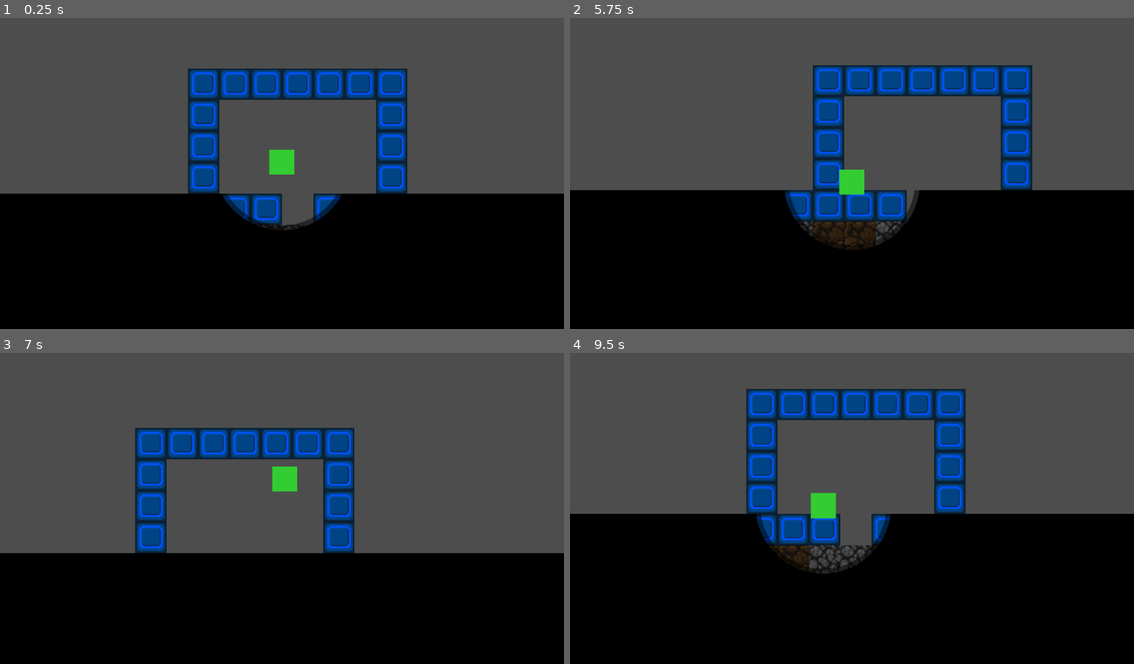
Above: before the commit, frames 1-4 (two rows, left to right).
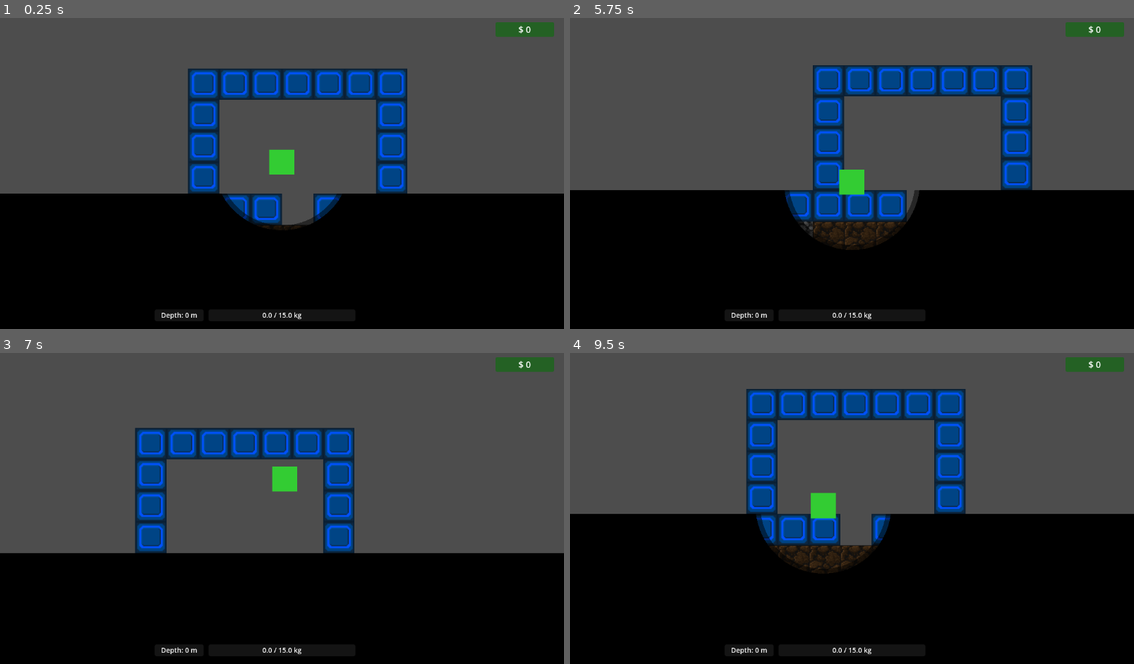
Above: after the commit, the same moments.

Repository: AndriiPets/Digger_game
Game: Godot game, scene res://Scenes/TestScenes/TestScene.tscn
Same seed, same stepped clock (60 frames per second), same inputs: the game is played once before the commit and once after it. The project has no main scene, so this scene is started directly.
Inputs:
- Up to frame 1 (0.25 s): no input
- Up to frame 2 (5.75 s): tap Enter at 0.5 s; hold Right (ui_right) 0.53-1.28 s; hold Z 0.53-1.28 s; hold Down (ui_down) 1.28-2.03 s; tap Z at 1.35, 2.85, 4.35 s; hold Right (ui_right) 2.03-2.78 s; hold Z 2.03-2.78 s; tap Space at 2.75 s; hold Up (ui_up) 2.78-3.53 s; hold Z 3.53-4.28 s; hold Left (ui_left) 3.53-5.03 s; hold Down (ui_down) from 5.03 s (still down); hold Z from 5.03 s (still down)
- Up to frame 3 (7 s): release Down (ui_down) at 5.78 s; release Z at 5.78 s; hold Right (ui_right) 5.78-6.53 s; tap Z at 5.85 s; hold Up (ui_up) from 6.53 s (still down); hold Z from 6.53 s (still down)
- Up to frame 4 (9.5 s): release Up (ui_up) at 7.28 s; release Z at 7.28 s; hold Right (ui_right) 7.28-8.03 s; tap Z at 7.35, 8.85 s; hold Down (ui_down) 8.03-8.78 s; hold Z 8.03-8.78 s; hold Left (ui_left) from 8.78 s (still down)

The runs differ from the first frame. In frame 1, 0.7% of the frame differs, in the area x 28-99%, y 1-97%; in frame 2, 0.8%; in frame 3, 0.6%; in frame 4, 1.2%.

Commit message:
added depth and money ui

Diff:
--- a/Objects/Components/Inventory/inventory_component.gd
+++ b/Objects/Components/Inventory/inventory_component.gd
@@ -3,11 +3,12 @@
 
 # Signals
 signal inventory_updated(item: TileDefinition, total_amount: int)
-signal inventory_changed_value(current_weight: float, max_weight: float) # <--- NEW for UI
+signal inventory_changed_value(current_weight: float, max_weight: float)
 signal inventory_cleared
 
 # Config
-@export var max_weight: float = 15.0 # <--- NEW LIMIT
+@export var max_weight: float = 15.0
+@export var is_infinite: bool = false
 
 # Storage
 var _storage: Dictionary = {}
@@ -23,8 +24,8 @@
 
 	var weight_to_add = item.weight * amount
 
-	# Check constraints
-	if current_weight + weight_to_add > max_weight:
+	# Check constraints (skip if infinite)
+	if not is_infinite and (current_weight + weight_to_add > max_weight):
 		return false # Rejected
 
 	# Logic to add item
@@ -55,8 +56,15 @@
 
 	clear()
 
-# --- NEW HELPER FOR DEBUGGING ---
-# Returns a formatted string of the contents instead of printing immediately
+# --- NEW: Calculate total value of items ---
+func get_total_value() -> int:
+	var total: int = 0
+	for item in _storage:
+		if item:
+			total += item.base_value * _storage[item]
+	return total
+
+# --- Helper for debugging ---
 func get_debug_string() -> String:
 	if _storage.is_empty():
 		return " (Empty)"
--- a/Objects/Components/SafeZone/SafeZone.tscn
+++ b/Objects/Components/SafeZone/SafeZone.tscn
@@ -1,16 +1,16 @@
-[gd_scene load_steps=3 format=3 uid="uid://cs0lsmn0n0hmv"]
+[gd_scene format=3 uid="uid://cs0lsmn0n0hmv"]
 
 [ext_resource type="Script" uid="uid://byydk8ue08ghw" path="res://Objects/Components/SafeZone/safe_zone.gd" id="1_script"]
 
 [sub_resource type="RectangleShape2D" id="RectangleShape2D_zone"]
-size = Vector2(159, 129)
+size = Vector2(159, 96)
 
-[node name="SafeZone" type="Area2D"]
+[node name="SafeZone" type="Area2D" unique_id=893253658]
 collision_layer = 0
 monitorable = false
 script = ExtResource("1_script")
 
-[node name="CollisionShape2D" type="CollisionShape2D" parent="."]
-position = Vector2(0.5, -48.5)
+[node name="CollisionShape2D" type="CollisionShape2D" parent="." unique_id=2033629460]
+position = Vector2(0.5, -65)
 shape = SubResource("RectangleShape2D_zone")
 debug_color = Color(0.3, 0.8, 0.3, 0.2)
--- a/Objects/Managers/game_manager.gd
+++ b/Objects/Managers/game_manager.gd
@@ -14,12 +14,15 @@
 @export_group("UI References")
 @export var game_ui: TimerUI
 @export var encumbrance_ui: EncumbranceUI
+@export var depth_ui: DepthUI
+@export var money_ui: MoneyUI # <--- NEW UI
 # We will attach the node in the scene, or spawn it dynamically
 @export var stash_inventory: InventoryComponent
 @export var floating_text_scene: PackedScene
 
 var _current_time: float
 var _current_state: GameState = GameState.SAFE
+var _total_money: int = 0 # <--- NEW MONEY TRACKER
 
 func _ready() -> void:
 	if safe_zone:
@@ -30,15 +33,17 @@
 	_connect_gameplay_signals()
 	_reset_game()
 
+	# Init Money UI
+	if money_ui:
+		money_ui.update_money(_total_money)
+
 func _connect_debug_signals() -> void:
 	# Connect Player Inventory
 	if player and player.inventory:
-		# We use unbind(2) to ignore the signal arguments (item, amount)
-		# because we just want to reprint the whole state
 		player.inventory.inventory_updated.connect(_print_global_inventory_state.unbind(2))
 		player.inventory.inventory_cleared.connect(_print_global_inventory_state)
 
-	# Connect Stash Inventory
+	# Connect Stash Inventory (Though strictly less used now that we auto-sell)
 	if stash_inventory:
 		stash_inventory.inventory_updated.connect(_print_global_inventory_state.unbind(2))
 		stash_inventory.inventory_cleared.connect(_print_global_inventory_state)
@@ -89,15 +94,30 @@
 			if _current_time <= 0:
 				_end_round()
 
+	# --- NEW DEPTH UPDATE ---
+	if depth_ui and player:
+		var grid_size = player.grid_size if "grid_size" in player else 32
+		var depth_meters = floor(player.global_position.y / float(grid_size))
+		depth_ui.update_depth(int(depth_meters))
+
 # --- LOGIC ---
 
 func _on_player_entered_safezone() -> void:
 	# If we are in the safe state or just returning, bank the items
-	if player and player.inventory and stash_inventory:
-		# Check if player actually has something to avoid empty spam
+	if player and player.inventory:
 		if player.inventory.current_weight > 0:
-			print("$$$ BANKING LOOT $$$")
-			player.inventory.transfer_to(stash_inventory)
+			# --- NEW MONEY CONVERSION LOGIC ---
+			var value = player.inventory.get_total_value()
+			_total_money += value
+
+			if money_ui:
+				money_ui.update_money(_total_money)
+
+			_spawn_floating_text("Sold: $%d" % value, Color.GOLD)
+			print("$$$ SOLD LOOT FOR $%d. TOTAL: $%d $$$" % [value, _total_money])
+
+			# Clear inventory after selling
+			player.inventory.clear()
 
 func _reset_game() -> void:
 	_current_state = GameState.SAFE
@@ -107,7 +127,6 @@
 		player.velocity = Vector2.ZERO
 		player.global_position = player_start_pos
 		# Requirement: Player inventory resets on map reset
-		# (If they died or failed to bank, this wipes it)
 		if player.inventory:
 			player.inventory.clear()
 
@@ -130,7 +149,7 @@
 
 # --- NEW DEBUG PRINTER ---
 func _print_global_inventory_state() -> void:
-	print("\n📊 === GLOBAL INVENTORY STATE === 📊")
+	print("\n📊 === GLOBAL STATE === 📊")
 
 	# Print Player
 	if player and player.inventory:
@@ -142,12 +161,7 @@
 
 	print("----------------------------------")
 
-	# Print Stash
-	if stash_inventory:
-		var s_weight = stash_inventory.current_weight
-		var s_items = stash_inventory.get_debug_string()
-		print("[STASH]  Weight: %.1f kg%s" % [s_weight, s_items])
-	else:
-		print("[STASH]  Not Found")
+	# Print Money
+	print("[BANK]   Total Funds: $%d" % _total_money)
 
 	print("==================================\n")
--- /dev/null
+++ b/Objects/UI/Depth/DepthUI.tscn
@@ -0,0 +1,49 @@
+[gd_scene load_steps=3 format=3]
+
+[ext_resource type="Script" path="res://Objects/UI/Depth/depth_ui.gd" id="1_script"]
+
+[sub_resource type="StyleBoxFlat" id="StyleBoxFlat_bg"]
+bg_color = Color(0.1, 0.1, 0.1, 0.8)
+corner_radius_top_left = 4
+corner_radius_top_right = 4
+corner_radius_bottom_right = 4
+corner_radius_bottom_left = 4
+
+[node name="DepthUI" type="CanvasLayer"]
+script = ExtResource("1_script")
+
+[node name="Control" type="Control" parent="."]
+layout_mode = 3
+anchors_preset = 15
+anchor_right = 1.0
+anchor_bottom = 1.0
+grow_horizontal = 2
+grow_vertical = 2
+mouse_filter = 2
+
+[node name="Panel" type="Panel" parent="Control"]
+layout_mode = 1
+anchors_preset = 7
+anchor_left = 0.5
+anchor_top = 1.0
+anchor_right = 0.5
+anchor_bottom = 1.0
+offset_left = -260.0
+offset_top = -40.0
+offset_right = -160.0
+offset_bottom = -16.0
+grow_horizontal = 2
+grow_vertical = 0
+theme_override_styles/panel = SubResource("StyleBoxFlat_bg")
+
+[node name="Label" type="Label" parent="Control/Panel"]
+layout_mode = 1
+anchors_preset = 15
+anchor_right = 1.0
+anchor_bottom = 1.0
+grow_horizontal = 2
+grow_vertical = 2
+theme_override_font_sizes/font_size = 14
+text = "Depth: 0 m"
+horizontal_alignment = 1
+vertical_alignment = 1
--- /dev/null
+++ b/Objects/UI/Depth/depth_ui.gd
@@ -0,0 +1,9 @@
+class_name DepthUI
+extends CanvasLayer
+
+@onready var label: Label = $Control/Panel/Label
+
+func update_depth(depth: int) -> void:
+	# Ensure we don't show negative depth if player jumps high
+	var display_val = max(0, depth)
+	label.text = "Depth: %d m" % display_val
--- /dev/null
+++ b/Objects/UI/Money/MoneyUI.tscn
@@ -0,0 +1,47 @@
+[gd_scene load_steps=3 format=3]
+
+[ext_resource type="Script" path="res://Objects/UI/Money/money_ui.gd" id="1_script"]
+
+[sub_resource type="StyleBoxFlat" id="StyleBoxFlat_bg"]
+bg_color = Color(0.1, 0.4, 0.1, 0.8)
+corner_radius_top_left = 4
+corner_radius_top_right = 4
+corner_radius_bottom_right = 4
+corner_radius_bottom_left = 4
+
+[node name="MoneyUI" type="CanvasLayer"]
+layer = 20
+script = ExtResource("1_script")
+
+[node name="Control" type="Control" parent="."]
+layout_mode = 3
+anchors_preset = 15
+anchor_right = 1.0
+anchor_bottom = 1.0
+grow_horizontal = 2
+grow_vertical = 2
+mouse_filter = 2
+
+[node name="Panel" type="Panel" parent="Control"]
+layout_mode = 1
+anchors_preset = 1
+anchor_left = 1.0
+anchor_right = 1.0
+offset_left = -140.0
+offset_top = 20.0
+offset_right = -20.0
+offset_bottom = 50.0
+grow_horizontal = 0
+theme_override_styles/panel = SubResource("StyleBoxFlat_bg")
+
+[node name="Label" type="Label" parent="Control/Panel"]
+layout_mode = 1
+anchors_preset = 15
+anchor_right = 1.0
+anchor_bottom = 1.0
+grow_horizontal = 2
+grow_vertical = 2
+theme_override_font_sizes/font_size = 18
+text = "$ 0"
+horizontal_alignment = 1
+vertical_alignment = 1
--- /dev/null
+++ b/Objects/UI/Money/money_ui.gd
@@ -0,0 +1,7 @@
+class_name MoneyUI
+extends CanvasLayer
+
+@onready var label: Label = $Control/Panel/Label
+
+func update_money(amount: int) -> void:
+	label.text = "$ %d" % amount
--- a/Resources/Terrain/tile_defenition.gd
+++ b/Resources/Terrain/tile_defenition.gd
@@ -8,7 +8,8 @@
 
 @export_group("Gameplay")
 @export var max_health: int = 3
-@export var weight: float = 1.0 # <--- NEW DEFAULT WEIGHT
+@export var weight: float = 1.0
+@export var base_value: int = 1 # <--- NEW VALUE
 @export var is_diggable: bool = true
 
 @export_group("Drops")
--- a/Scenes/TestScenes/TestScene.tscn
+++ b/Scenes/TestScenes/TestScene.tscn
@@ -8,6 +8,7 @@
 [ext_resource type="Script" uid="uid://dl2u22xdxd8yj" path="res://Resources/Terrain/System/terrain_layer.gd" id="4_66x0g"]
 [ext_resource type="Resource" uid="uid://chhdbv5j5q3a" path="res://Resources/Terrain/Layers/layer1_surface.tres" id="5_dk750"]
 [ext_resource type="Resource" uid="uid://d2pa0517bhe6o" path="res://Resources/Terrain/Bedrock.tres" id="6_bedrock"]
+[ext_resource type="Resource" uid="uid://d0o3ug2hlrf3h" path="res://Resources/Terrain/Layers/layer0_intro.tres" id="6_bs1rv"]
 [ext_resource type="Resource" uid="uid://dj1j6aoux5pna" path="res://Resources/Terrain/Layers/layer2_shelf.tres" id="6_y8ukn"]
 [ext_resource type="Resource" uid="uid://biumhcgtb2qsp" path="res://Resources/Terrain/Layers/layer3_depths.tres" id="7_72xxr"]
 [ext_resource type="PackedScene" uid="uid://dthmkjnj2uodq" path="res://Objects/Camera/GameCamera.tscn" id="7_camera"]
@@ -16,7 +17,9 @@
 [ext_resource type="PackedScene" uid="uid://cs0lsmn0n0hmv" path="res://Objects/Components/SafeZone/SafeZone.tscn" id="11_safezone"]
 [ext_resource type="Script" uid="uid://qfsa8oxar5a6" path="res://Objects/Components/Inventory/inventory_component.gd" id="14_j3c8t"]
 [ext_resource type="PackedScene" path="res://Objects/UI/Encumbrance/EncumbranceUI.tscn" id="16_nxyhc"]
-[ext_resource type="PackedScene" uid="uid://0wbaudgiw8we" path="res://Objects/FX/DarknessOverlay/DarknessOverlay.tscn" id="17_darkness"]
+[ext_resource type="PackedScene" path="res://Objects/FX/DarknessOverlay/DarknessOverlay.tscn" id="17_darkness"]
+[ext_resource type="PackedScene" path="res://Objects/UI/Depth/DepthUI.tscn" id="18_depth"]
+[ext_resource type="PackedScene" uid="uid://beose71otjlhg" path="res://Objects/UI/Money/MoneyUI.tscn" id="20_kjb2r"]
 
 [sub_resource type="TileSetAtlasSource" id="TileSetAtlasSource_manual"]
 texture = ExtResource("2_635xr")
@@ -29,41 +32,51 @@
 physics_layer_0/collision_layer = 1
 sources/0 = SubResource("TileSetAtlasSource_manual")
 
-[node name="TestScene" type="Node2D" node_paths=PackedStringArray("terrain_manager", "player", "safe_zone", "game_ui", "encumbrance_ui", "stash_inventory")]
+[node name="TestScene" type="Node2D" unique_id=1288944363 node_paths=PackedStringArray("terrain_manager", "player", "safe_zone", "game_ui", "encumbrance_ui", "depth_ui", "money_ui", "stash_inventory")]
 script = ExtResource("1_vm3kb")
 terrain_manager = NodePath("TerrainManager")
 player = NodePath("Player")
 safe_zone = NodePath("SafeZone")
 game_ui = NodePath("GameUI")
 encumbrance_ui = NodePath("EncumbranceUI")
+depth_ui = NodePath("DepthUI")
+money_ui = NodePath("MoneyUI")
 stash_inventory = NodePath("StashInventory")
 floating_text_scene = ExtResource("2_qk1kx")
 
-[node name="TerrainManager" parent="." instance=ExtResource("1_terrain")]
+[node name="TerrainManager" parent="." unique_id=1871782656 instance=ExtResource("1_terrain")]
 tile_texture_atlas = ExtResource("2_635xr")
-terrain_layers = Array[ExtResource("4_66x0g")]([ExtResource("5_dk750"), ExtResource("6_y8ukn"), ExtResource("7_72xxr")])
+terrain_layers = Array[ExtResource("4_66x0g")]([ExtResource("6_bs1rv"), ExtResource("5_dk750"), ExtResource("6_y8ukn"), ExtResource("7_72xxr")])
 bedrock_definition = ExtResource("6_bedrock")
 default_drop_scene = ExtResource("9_72xxr")
 
-[node name="StaticTerrain" type="TileMapLayer" parent="."]
+[node name="StaticTerrain" type="TileMapLayer" parent="." unique_id=578961874]
 tile_map_data = PackedByteArray("AAADAP//AAAAAAAAAAADAPz/AAAAAAAAAAADAP3/AAAAAAAAAAADAP7/AAAAAAAAAAD9//z/AAAAAAAAAAD+// …(544 unchanged characters)…
 tile_set = SubResource("TileSet_manual")
 
-[node name="Player" parent="." instance=ExtResource("2_player")]
+[node name="Player" parent="." unique_id=860141292 instance=ExtResource("2_player")]
 position = Vector2(0, -32)
 
-[node name="GameCamera" parent="." instance=ExtResource("7_camera")]
+[node name="GameCamera" parent="." unique_id=101017697 instance=ExtResource("7_camera")]
 zoom = Vector2(2, 2)
 
-[node name="GameUI" parent="." instance=ExtResource("10_66x0g")]
+[node name="GameUI" parent="." unique_id=547995439 instance=ExtResource("10_66x0g")]
+layer = 99
 
-[node name="SafeZone" parent="." instance=ExtResource("11_safezone")]
+[node name="SafeZone" parent="." unique_id=1549421324 instance=ExtResource("11_safezone")]
 position = Vector2(16, 17)
 
-[node name="StashInventory" type="Node" parent="."]
+[node name="StashInventory" type="Node" parent="." unique_id=761450183]
 unique_name_in_owner = true
 script = ExtResource("14_j3c8t")
+is_infinite = true
 
-[node name="EncumbranceUI" parent="." instance=ExtResource("16_nxyhc")]
+[node name="EncumbranceUI" parent="." unique_id=39663348 instance=ExtResource("16_nxyhc")]
+layer = 99
 
-[node name="DarknessOverlay" parent="." instance=ExtResource("17_darkness")]
+[node name="DepthUI" parent="." unique_id=56600792 instance=ExtResource("18_depth")]
+layer = 99
+
+[node name="DarknessOverlay" parent="." unique_id=306656075 instance=ExtResource("17_darkness")]
+
+[node name="MoneyUI" parent="." unique_id=719156879 instance=ExtResource("20_kjb2r")]
--- a/project.godot
+++ b/project.godot
@@ -8,10 +8,14 @@
 
 config_version=5
 
+[animation]
+
+compatibility/default_parent_skeleton_in_mesh_instance_3d=true
+
 [application]
 
 config/name="Digaloop"
-config/features=PackedStringArray("4.5", "GL Compatibility")
+config/features=PackedStringArray("4.6", "GL Compatibility")
 config/icon="res://icon.svg"
 
 [autoload]
Not shown, added: Objects/UI/Depth/depth_ui.gd.uid
Not shown, added: Objects/UI/Money/money_ui.gd.uid
Not shown: 1 places in Resources/Terrain/Layers/layer0_intro.tres that only renumber resources
Not shown: 1 places in Resources/Terrain/Layers/layer1_surface.tres that only renumber resources
Not shown: 1 places in Resources/Terrain/Layers/layer2_shelf.tres that only renumber resources
Not shown: 1 places in Resources/Terrain/Layers/layer3_depths.tres that only renumber resources
Not shown: 1 places in Scenes/TestScenes/TestScene.tscn that only renumber resources
